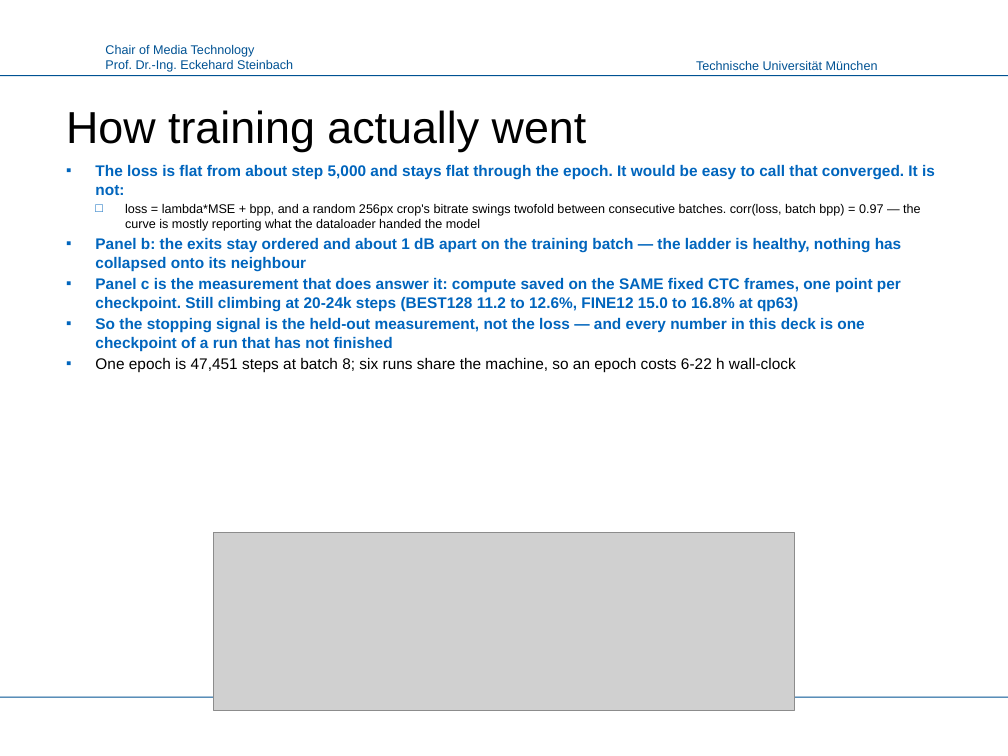
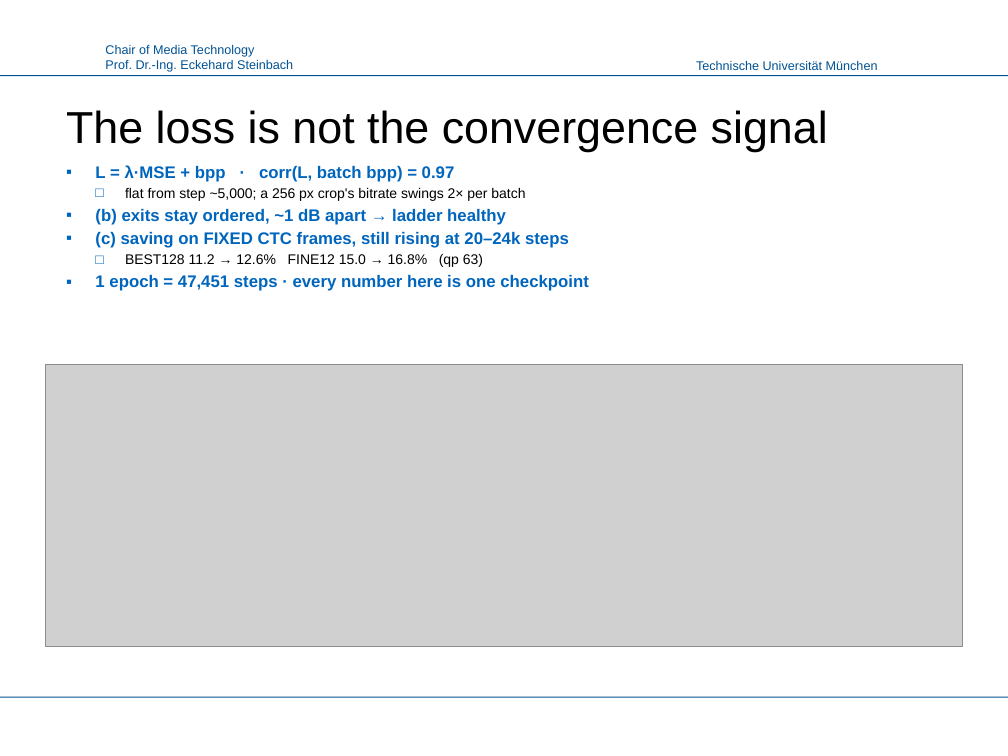
Before and after one commit to canerim/FLEX-FLOP, a slide deck: slide 7 of paper/FLEX-UF_LMT.pptx. Drawn at 1008x756 pixels with LibreOffice and Linux fonts; fonts in the diff are those of the drawing; grey boxes stand for pictures; background and template pictures are left out. Boxes give left, top, right and bottom in pixels: in the first picture for what was removed or moved away, otherwise in the second. Text is boxed around its words. In the diff, an @@ line names an element or a change of style, - is before the commit and + after.

Commit message:
Deck: figure-first, and the figures now use the release denominator
Body text cut from 19,027 characters to 9,705 -- claims, numbers and
formulas, no connective prose. Every figure that had room got it: 21 of 23
now span >=90% of the slide.

Two figures were showing the old denominator while the text beside them
showed the corrected one, which is exactly the inconsistency a reader is
right to distrust. make_figs_nature.py now routes every saving through one
helper that divides by the release's 1.0, and the architecture figure no
longer prints the deepest exit as '0% saved' -- it is -1.0%, because seam
repair makes our full-depth path cost 0.95% more than the release. Hiding
that at the one place the figure makes a cost claim was the worst version
of the error.

Five slides give the seam artefact in textbook form: the convolution that
causes it, the 4b/F contamination law, padding as an estimator with the
measured table, the perimeter argument for 256px, and the gated repair
with its equation -- ending on the measurement that says the repair earns
0.0020 dB per point of decode while arls was rejected at 0.0018.

```diff
--- a/paper/FLEX-UF_LMT.pptx
+++ b/paper/FLEX-UF_LMT.pptx
@@ title at [66,110,828,152]: text changed @@
-How training actually went
+The loss is not the convergence signal
@@ text at [95,165,589,291]: text changed; size 11 to 12 pt @@
-▪ The loss is flat from about step 5,000 and stays flat through the epoch. It would be easy to call that converged. It is not:
-  □ loss = lambda*MSE + bpp, and a random 256px crop's bitrate swings twofold between consecutive batches. corr(loss, batch bpp) = 0.97 — the curve is mostly reporting what the dataloader handed the model
-▪ Panel b: the exits stay ordered and about 1 dB apart on the training batch — the ladder is healthy, nothing has collapsed onto its neighbour
-▪ Panel c is the measurement that does answer it: compute saved on the SAME fixed CTC frames, one point per checkpoint. Still climbing at 20-24k steps (BEST128 11.2 to 12.6%, FINE12 15.0 to 16.8% at qp63)
-▪ So the stopping signal is the held-out measurement, not the loss — and every number in this deck is one checkpoint of a run that has not finished
-▪ One epoch is 47,451 steps at batch 8; six runs share the machine, so an epoch costs 6-22 h wall-clock
+▪ L = λ·MSE + bpp · corr(L, batch bpp) = 0.97
+  □ flat from step ~5,000; a 256 px crop's bitrate swings 2× per batch
+▪ (b) exits stay ordered, ~1 dB apart → ladder healthy
+▪ (c) saving on FIXED CTC frames, still rising at 20–24k steps
+  □ BEST128 11.2 → 12.6% FINE12 15.0 → 16.8% (qp 63)
+▪ 1 epoch = 47,451 steps · every number here is one checkpoint
@@ picture: place and size @@
-picture at [214,532,794,711]
+picture at [45,364,963,646]
```
Also in this commit, not shown: 20 other slides changed, 2 slides added, 2 slides removed, 17 other files.
